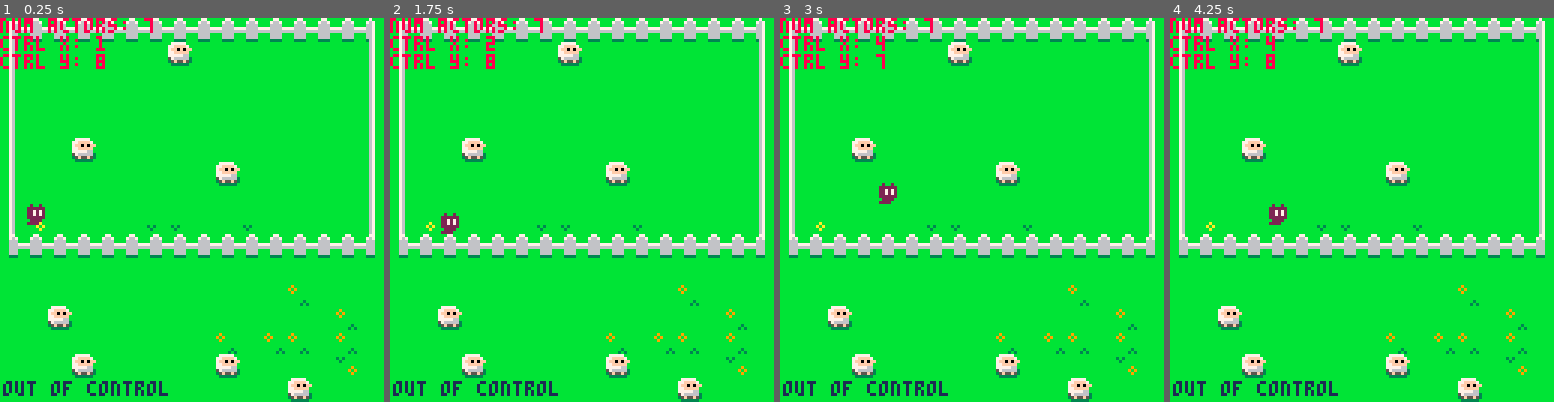
Above: before the commit, frames 1-4 (left to right).
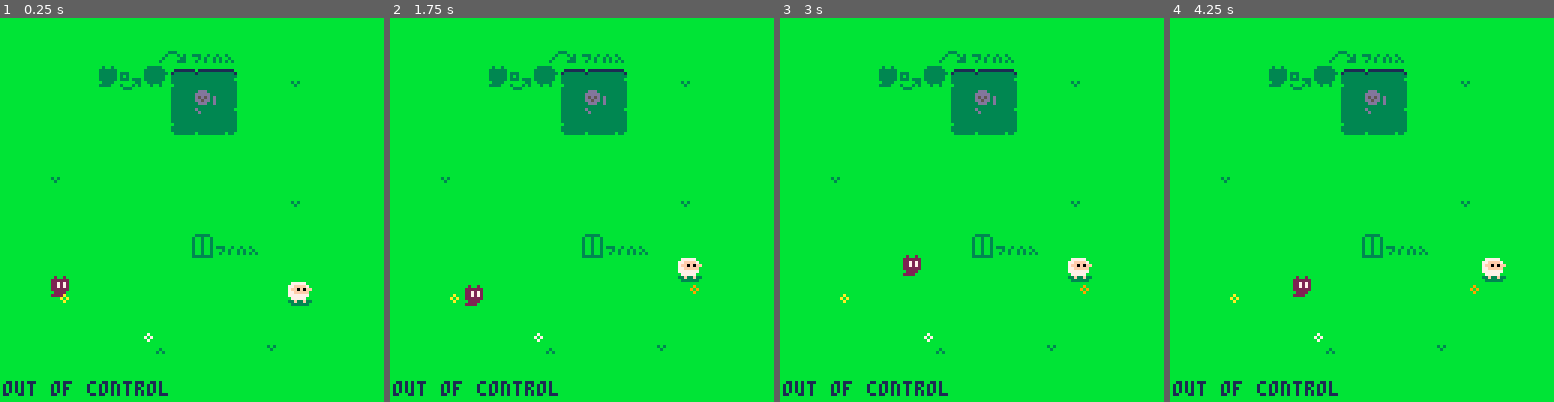
Above: after the commit, the same moments.

Repository: ethanmuller/gmtk-2020-jam
Game: PICO-8 cartridge ooc.p8
Two runs of this game, one before a commit and one after it. Both use one fixed random seed, a clock stepped at 60 frames per second and the inputs below.
Inputs:
- Up to frame 1 (0.25 s): no input
- Up to frame 2 (1.75 s): tap O (Z key) at 0.7, 1.7 s; hold Right from 1.6 s (still down)
- Up to frame 3 (3 s): release Right at 2.1 s; tap O (Z key) at 2.1, 2.5, 2.9 s; hold Up 2.15-2.42 s; hold Right from 2.47 s (still down)
- Up to frame 4 (4.25 s): release Right at 3.03 s; hold Left 3.08-3.58 s; tap O (Z key) at 3.3, 3.7, 4.1 s; hold Down 3.63-3.97 s; hold Right from 4.02 s (still down)

The runs differ from the first frame. In frame 1, 17% of the frame differs, in the area x 0-98%, y 0-100%; in frame 2, 17%; in frame 3, 17%; in frame 4, 17%.

Commit message:
Random progress

Diff:
--- a/ooc.p8
+++ b/ooc.p8
@@ -2,13 +2,11 @@
 version 29
 __lua__
 
-dbg = true
+dbg = false
 
 ctrl = {
   out = false,
 }
-
-actors = {}
 
 -- time
 t = 0
@@ -43,12 +41,6 @@
   d=4,
 }
 
--- map sprite
-m = 0
-
--- map sprite flag
-f = 0
-
 function actor_i_at_cell(x,y)
   for i,a in ipairs(actors) do
     if a.x == x and a.y == y then
@@ -96,8 +88,39 @@
   end
 end
 
+function move_animal(a, x, y)
+  a.time_at_last_move = t
+
+  local target_x = a.x + (x or 0)
+  local target_y = a.y + (y or 0)
+
+  local map_sprite = mget(target_x, target_y)
+  local map_flag = fget(map_sprite)
+
+  local actor_in_cell = actor_at_cell(target_x, target_y)
+
+  -- if wall is solid...
+  if map_flag == 1 or actor_in_cell then
+    -- prevent movement
+    target_x = a.x
+    target_y = a.y
+
+    -- oof
+    sfx(snd["thump"])
+  end
+
+  -- if player should move...
+  if a.x != target_x or
+  a.y != target_y then
+    a.x = target_x
+    a.y = target_y
+    sfx(snd["step"])
+  end
+end
+
 function get_input()
   if ctrl.out then
+    -- ghost movement
     if btnp(⬅️) then ctrl.x -= 1 end
     if btnp(➡️) then ctrl.x += 1 end
     if btnp(⬆️) then ctrl.y -= 1 end
@@ -121,50 +144,30 @@
       end
     end
   else
-    local last_x = actors[ctrl.target].x
-    local last_y = actors[ctrl.target].y
-
-    if btnp(⬅️) then actors[ctrl.target].x -= 1 end
-    if btnp(➡️) then actors[ctrl.target].x += 1 end
-    if btnp(⬆️) then actors[ctrl.target].y -= 1 end
-    if btnp(⬇️) then actors[ctrl.target].y += 1 end
+    -- animal movement
+    local a = actors[ctrl.target]
+    local dx, dy
+
+    if btnp(⬅️) then dx = -1 end
+    if btnp(➡️) then dx =  1 end
+    if btnp(⬆️) then dy = -1 end
+    if btnp(⬇️) then dy =  1 end
+
+    if dx or dy then
+      move_animal(a, dx, dy)
+    end
 
     if btnp(🅾️) then
       set_ctrl(0)
     end
-
-    m = mget(actors[ctrl.target].x, actors[ctrl.target].y)
-    f = fget(m)
-
-    -- if wall is solid...
-    if f == 1 then
-      -- prevent player from moving into it
-      actors[ctrl.target].x = last_x
-      actors[ctrl.target].y = last_y
-
-      sfx(snd["thump"])
-    end
-
-    if f == 128 then
-      -- player hit the goal
-
-      actors = {}
-
-      load_map(0)
-
-      sfx(snd["chime"])
-    end
-
-    -- if player moved
-    if actors[ctrl.target].x != last_x or
-    actors[ctrl.target].y != last_y then
-      sfx(snd["step"])
-    end
   end
 
 end
 
 function load_map(i)
+  -- clear out all actors
+  actors = {}
+
   -- load map based on index
   gs.map = i
 
@@ -180,24 +183,31 @@
               music="a",
               x=i,
               y=j,
+              time_at_last_move=t,
         })
       end
 
       if current_flag == 4 then
-        -- fail()
         set_ctrl(0, i, j)
       end
     end
   end
 end
 
-function move_actor(a)
-  -- a.x += 1
-end
-
-function update_actors()
+function update_all_animals()
   for i,a in ipairs(actors) do
-    move_actor(a)
+    local options = {
+      {0, -1},
+      {1, 0},
+      {0, 1},
+      {-1, 0},
+    }
+
+    local random_option = options[flr(rnd(#options))+1]
+
+    if not a.controlled and (t - a.time_at_last_move > 100) then
+      move_animal(a, unpack(random_option))
+    end
   end
 end
 
@@ -255,7 +265,7 @@
 
 function _update60()
   get_input()
-  update_actors()
+  update_all_animals()
   t += 1
 end
 
@@ -389,48 +399,54 @@
 
 
 __gff__
-0001000000000000008000000000000000000000000000000000000000000000000000000000000000000000000000000000000000000000000000000000000000000000000000000000000000000000000002000000000000000000000000000200020002000000000000000000000001000000020000000000000000000000
+0001000000000000000000000000000000000000000000000000000000000000000000000000000000000000000000000000000000000000000800000000000000000000000000000000000000000000000002000000000000000000000000000200020002000000000000000000000001000000020000000000000000000000
 0101010000000000000000000000000001000100000000000000000000000000010001000000000000000000000000000204000000000002000000000000000000000000000000000000000000000000000000000000000000000000000000000000000000000000000000000000000000000000000000000000000000000000
 __map__
-8081818181818181818181818181818200000000000000000000000000000000000000000000000000000000000000000000000000000000000000000000000000000000000000000000000000000000000000000000000000000000000000000000000000000000000000000000000000000000000000000000000000000000
-90b6b6b6b6b6b6b0b6b6b6b6b6b6b69200000000000000000000000000000000000000000000000000000000000000000000000000000000000000000000000000000000000000000000000000000000000000000000000000000000000000000000000000000000000000000000000000000000000000000000000000000000
-90b6b6b6b6b6b6b6b6b6b6b6b6b6b69200000000000000000000000000000000000000000000000000000000000000000000000000000000000000000000000000000000000000000000000000000000000000000000000000000000000000000000000000000000000000000000000000000000000000000000000000000000
-90b6b6b6b6b6b6b6b6b6b6b6b6b6b69200000000000000000000000000000000000000000000000000000000000000000000000000000000000000000000000000000000000000000000000000000000000000000000000000000000000000000000000000000000000000000000000000000000000000000000000000000000
-90b6b6b6b6b6b6b6b6b6b6b6b6b6b69200000000000000000000000000000000000000000000000000000000000000000000000000000000000000000000000000000000000000000000000000000000000000000000000000000000000000000000000000000000000000000000000000000000000000000000000000000000
-90b6b6b0b6b6b6b6b6b6b6b6b6b6b69200000000000000000000000000000000000000000000000000000000000000000000000000000000000000000000000000000000000000000000000000000000000000000000000000000000000000000000000000000000000000000000000000000000000000000000000000000000
-90b6b6b6b6b6b6b6b6b0b6b6b6b6b69200000000000000000000000000000000000000000000000000000000000000000000000000000000000000000000000000000000000000000000000000000000000000000000000000000000000000000000000000000000000000000000000000000000000000000000000000000000
-90b6b6b6b6b6b6b6b6b6b6b6b6b6b69200000000000000000000000000000000000000000000000000000000000000000000000000000000000000000000000000000000000000000000000000000000000000000000000000000000000000000000000000000000000000000000000000000000000000000000000000000000
-90b1b6b6b6b69191b6b691b6b6b6b69200000000000000000000000000000000000000000000000000000000000000000000000000000000000000000000000000000000000000000000000000000000000000000000000000000000000000000000000000000000000000000000000000000000000000000000000000000000
-a08181818181818181818181818181a200000000000000000000000000000000000000000000000000000000000000000000000000000000000000000000000000000000000000000000000000000000000000000000000000000000000000000000000000000000000000000000000000000000000000000000000000000000
-b6b6b6b6b6b6b6b6b6b6b6b6b6b6b6b600000000000000000000000000000000000000000000000000000000000000000000000000000000000000000000000000000000000000000000000000000000000000000000000000000000000000000000000000000000000000000000000000000000000000000000000000000000
-b6b6b6b6b6b6b6b6b6b6b6b6b3b6b6b600000000000000000000000000000000000000000000000000000000000000000000000000000000000000000000000000000000000000000000000000000000000000000000000000000000000000000000000000000000000000000000000000000000000000000000000000000000
-b6b6b0b6b6b6b6b6b6b6b6b6b6b6b3b600000000000000000000000000000000000000000000000000000000000000000000000000000000000000000000000000000000000000000000000000000000000000000000000000000000000000000000000000000000000000000000000000000000000000000000000000000000
-b6b6b6b6b6b6b6b6b6b3b6b3b3b6b3b600000000000000000000000000000000000000000000000000000000000000000000000000000000000000000000000000000000000000000000000000000000000000000000000000000000000000000000000000000000000000000000000000000000000000000000000000000000
-b6b6b6b0b6b6b6b6b6b0b6b6b6b6b4b600000000000000000000000000000000000000000000000000000000000000000000000000000000000000000000000000000000000000000000000000000000000000000000000000000000000000000000000000000000000000000000000000000000000000000000000000000000
-b6b6b6b6b6b6b6b6b6b6b6b6b0b6b6b600000000000000000000000000000000000000000000000000000000000000000000000000000000000000000000000000000000000000000000000000000000000000000000000000000000000000000000000000000000000000000000000000000000000000000000000000000000
-…(26 lines of a section not shown)…
+b6b6b6b6b6b6b6b6b6b6b6b6b6b6b6b600000000000000000000000000000000000000000000000000000000000000000000000000000000000000000000000000000000000000000000000000000000000000000000000000000000000000000000000000000000000000000000000000000000000000000000000000000000
+b6b6b6b6b6b60708090ab6b6b6b6b6b600000000000000000000000000000000000000000000000000000000000000000000000000000000000000000000000000000000000000000000000000000000000000000000000000000000000000000000000000000000000000000000000000000000000000000000000000000000
+b6b6b6b615161718191ab6b691b6b6b600000000000000000000000000000000000000000000000000000000000000000000000000000000000000000000000000000000000000000000000000000000000000000000000000000000000000000000000000000000000000000000000000000000000000000000000000000000
+b6b6b6b6b6b6b628292ab6b6b6b6b6b600000000000000000000000000000000000000000000000000000000000000000000000000000000000000000000000000000000000000000000000000000000000000000000000000000000000000000000000000000000000000000000000000000000000000000000000000000000
+b6b6b6b6b6b6b638393ab6b6b6b6b6b600000000000000000000000000000000000000000000000000000000000000000000000000000000000000000000000000000000000000000000000000000000000000000000000000000000000000000000000000000000000000000000000000000000000000000000000000000000
+b6b6b6b6b6b6b6b6b6b6b6b6b6b6b6b600000000000000000000000000000000000000000000000000000000000000000000000000000000000000000000000000000000000000000000000000000000000000000000000000000000000000000000000000000000000000000000000000000000000000000000000000000000
+b6b691b6b6b6b6b6b6b6b6b6b6b6b6b600000000000000000000000000000000000000000000000000000000000000000000000000000000000000000000000000000000000000000000000000000000000000000000000000000000000000000000000000000000000000000000000000000000000000000000000000000000
+b6b6b6b6b6b6b6b6b6b6b6b691b6b6b600000000000000000000000000000000000000000000000000000000000000000000000000000000000000000000000000000000000000000000000000000000000000000000000000000000000000000000000000000000000000000000000000000000000000000000000000000000
+b6b6b6b6b6b6b6b6b6b6b6b6b6b6b6b600000000000000000000000000000000000000000000000000000000000000000000000000000000000000000000000000000000000000000000000000000000000000000000000000000000000000000000000000000000000000000000000000000000000000000000000000000000
+b6b6b6b6b6b6b6b60c090ab6b6b6b6b600000000000000000000000000000000000000000000000000000000000000000000000000000000000000000000000000000000000000000000000000000000000000000000000000000000000000000000000000000000000000000000000000000000000000000000000000000000
+b6b6b6b6b6b6b6b6b6b6b6b6b6b6b6b600000000000000000000000000000000000000000000000000000000000000000000000000000000000000000000000000000000000000000000000000000000000000000000000000000000000000000000000000000000000000000000000000000000000000000000000000000000
+b6b6b1b6b6b6b6b6b6b6b6b6b0b6b6b600000000000000000000000000000000000000000000000000000000000000000000000000000000000000000000000000000000000000000000000000000000000000000000000000000000000000000000000000000000000000000000000000000000000000000000000000000000
+b6b6b6b6b6b6b6b6b6b6b6b6b6b6b6b600000000000000000000000000000000000000000000000000000000000000000000000000000000000000000000000000000000000000000000000000000000000000000000000000000000000000000000000000000000000000000000000000000000000000000000000000000000
+b6b6b6b6b6b6b3b6b6b6b691b6b6b6b600000000000000000000000000000000000000000000000000000000000000000000000000000000000000000000000000000000000000000000000000000000000000000000000000000000000000000000000000000000000000000000000000000000000000000000000000000000
+b6b6b6b6b6b6b6b6b6b6b6b6b6b6b6b600000000000000000000000000000000000000000000000000000000000000000000000000000000000000000000000000000000000000000000000000000000000000000000000000000000000000000000000000000000000000000000000000000000000000000000000000000000
+b6b6b6b6b6b6b6b6b6b6b6b6b6b6b6b600000000000000000000000000000000000000000000000000000000000000000000000000000000000000000000000000000000000000000000000000000000000000000000000000000000000000000000000000000000000000000000000000000000000000000000000000000000
+…(32 lines of a section not shown)…
Not shown, changed: 44 lines of the sprite sheet (__gfx__) section of ooc.p8
Not shown, changed: the sound effects (__sfx__) section of ooc.p8
